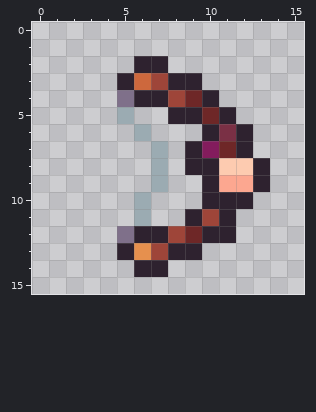
A pixel-art sprite gets an edit: Assets/Sprites/Weapons/Generation_One/Fire/Fire2.png. That is the earlier state.
The file is 16x16 pixels. The old version is drawn lined up with the new one.
New version:
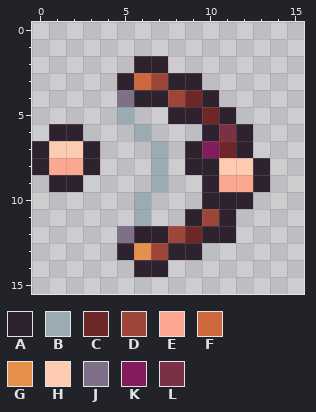
Palette (. is transparent): A #2e222f  B #9babb2  C #6e2727  D #9e4539  E #fca790  F #cd683d  G #e6904e  H #fdcbb0  J #7f708a  K #831c5d  L #7a3045
What changed:
whole drawing moved by +1,+0 (the old picture is shown already moved)
y 6: x 1..2 .. -> AA
y 7: x 0..3 .... -> AHHA
y 8: x 0..3 .... -> AEEA
y 9: x 1..2 .. -> AA
